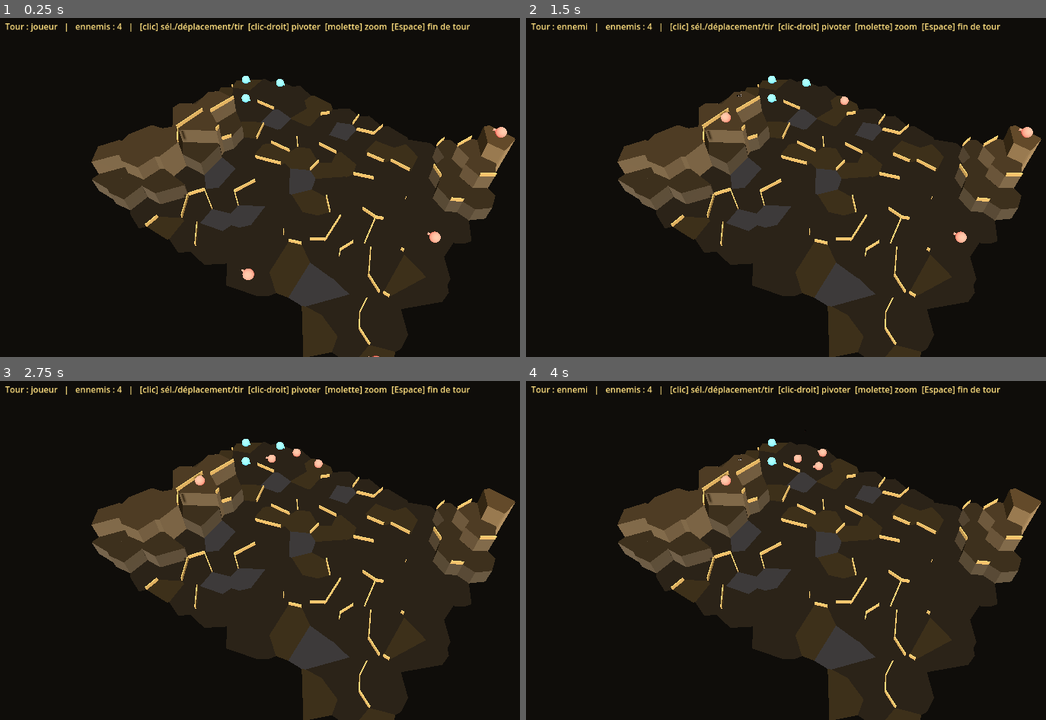
Above: before the commit, frames 1-4 (two rows, left to right).
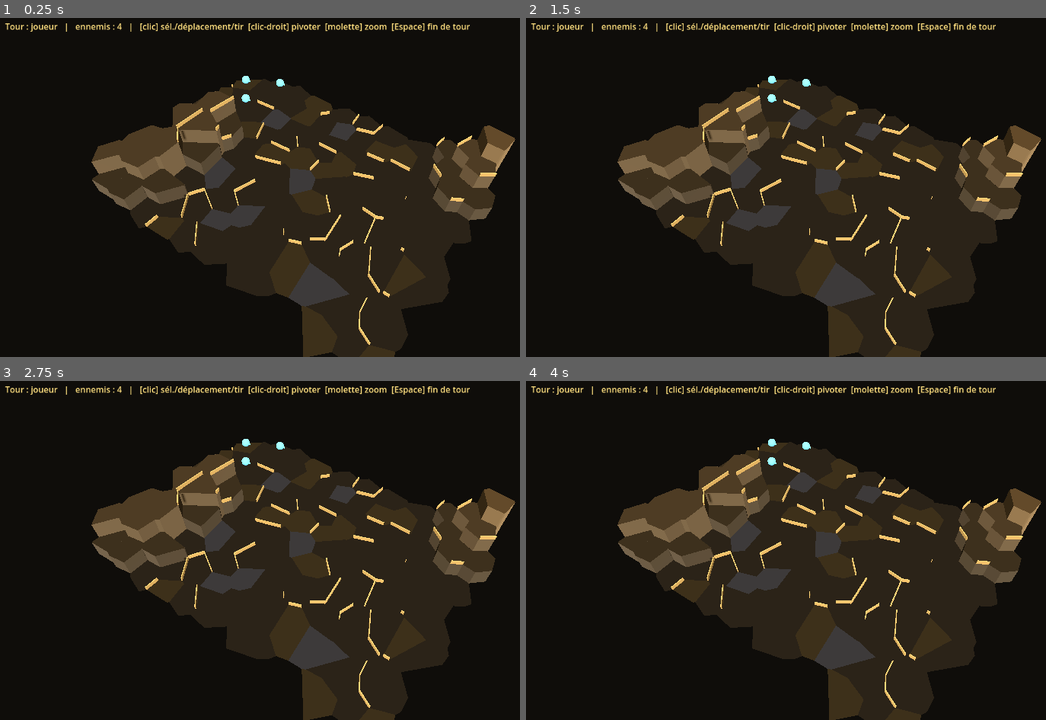
Above: after the commit, the same moments.

Repository: florentmathieu/game
Game: Godot game, scene res://scenes/Battle.tscn
Same seed, same stepped clock (60 frames per second), same inputs: the game is played once before the commit and once after it.
Inputs (mouse positions are in pixels of both pictures, inside the frame that each line leads up to):
- Up to frame 1 (0.25 s): no input
- Up to frame 2 (1.5 s): tap Enter at 0.5 s; move the mouse to (962, 170) at 0.52 s; click (962, 170) at 0.67 s; tap Space at 0.77 s; drag from (708, 204) to (796, 255) at 1.27 s
- Up to frame 3 (2.75 s): move the mouse to (364, 472) at 2.02 s; click (364, 472) at 2.17 s
- Up to frame 4 (4 s): tap Space at 2.75, 3.77 s; drag from (796, 618) to (645, 496) at 2.77 s; move the mouse to (1009, 601) at 3.52 s; click (1009, 601) at 3.67 s

The runs differ from the first frame. In frame 1, 0.2% of the frame differs, in the area x 46-98%, y 32-100%; in frame 2, 1.3%, in the area x 5-98%, y 1-67%; in frame 3, 0.1%; in frame 4, 1.3%.

Commit message:
Port Godot : brouillard + vision, pods (sommeil/réveil/patrouille), IA de scoring
- Vision : compute_vis (joueur, portée 7 + LdV) ; ennemis hors-vue masqués (brouillard) ;
  déplacement joueur interdit dans le brouillard. compute_evis pour les ennemis éveillés.
- Pods : ennemis endormis par défaut, réveil à vue (cône avant, enemy_sees_p) ou au bruit
  (tir sur le pod) ; wake_pod/wake_enemy. Patrouille bornée à la zone de Voronoï du pod
  (pod_centers/pod_owns) → zones disjointes.
- IA ennemie : éveillés = scoring de case (offense via shot_from − 0.7·menace − 1.5·distance
  + relief − agglutinement), sinon approche du joueur connu ; tir prioritaire (best_target) ;
  endormis = patrouille. shot_from + enemy_sees_p ajoutés à Combat.

Vérifié : chargement headless sans erreur ; build web (docs/godot) — le brouillard masque
les ennemis dispersés, seul celui à portée de vue apparaît.

Co-Authored-By: Claude Opus 4.8 <noreply@anthropic.com>
Claude-Session: https://claude.ai/code/session_011W5fGsCJX3Rz6FN17p17HS

Diff:
--- a/godot-port/rules/Combat.gd
+++ b/godot-port/rules/Combat.gd
@@ -104,3 +104,25 @@
 		if tgt.hp <= 0: tgt.hp = 0; res.killed = true
 		res.txt = "touché %d" % dmg
 	return res
+
+const ENEMY_VIS := 7
+const SLEEP_VIS := 4
+
+# espérance de tir depuis une case quelconque (0 si hors portée / sans vue) — pour l'IA
+static func shot_from(mesh, units: Array, att, from_cell: int, tgt, m: String) -> int:
+	var w = att.w.get(m)
+	if w == null: return 0
+	if w.type == "ranged":
+		if mesh.hops(from_cell, tgt.cell) > (int(w.range) + int(att.get("rangeBonus", 0))) or not mesh.los(from_cell, tgt.cell): return 0
+	elif mesh.hops(from_cell, tgt.cell) > 1:
+		return 0
+	var ghost := {"cell":from_cell, "w":att.w, "team":att.team, "aimBonus":att.get("aimBonus", 0), "rangeBonus":att.get("rangeBonus", 0)}
+	return chance(mesh, units, ghost, tgt, m)
+
+# un ennemi voit-il un joueur ? portée selon éveil + LdV + cône (furtif = cône avant ; normal = hors angle mort arrière)
+static func enemy_sees_p(mesh, e, p) -> bool:
+	if p.get("hidden", false): return false
+	var vis := SLEEP_VIS if e.get("asleep", false) else ENEMY_VIS
+	if mesh.hops(e.cell, p.cell) > vis or not mesh.los(e.cell, p.cell): return false
+	var fl := flank_of(mesh, p, e)
+	return (fl == "front") if p.get("stealth", false) else (fl != "back")
--- a/godot-port/scripts/Battle.gd
+++ b/godot-port/scripts/Battle.gd
@@ -16,6 +16,10 @@
 var sel := -1
 var reachable := {}
 var turn := "player"
+var seen_cells := {}         # cases vues par le joueur (brouillard)
+var evisible := {}           # cases vues par les ennemis éveillés
+var pod_alerted := {}        # pods déjà réveillés
+var _pod_centers = null
 var pivot: Node3D
 var cam: Camera3D
 var hud: Label
@@ -33,6 +37,7 @@
 	_build_walls()
 	_spawn_units()
 	_setup_camera()
+	compute_vis(); detect_enemies()
 	_refresh()
 
 # ---------- monde / lumière ----------
@@ -129,7 +134,8 @@
 	var u := {"team":team, "cls":cls, "cell":cell, "hp":int(d.hp), "max":int(d.hp), "ap":AP_MAX,
 		"mob":int(d.mob), "facing":(PI if team == "enemy" else 0.0), "w":w, "wtype":wtype,
 		"shieldBlock":int(d.get("shieldBlock", 0)), "parry":int(d.get("parry", 0)), "stealth":d.get("stealth", false),
-		"civ":d.get("civ", false), "aimBonus":0, "dmgBonus":0, "rangeBonus":0, "reacted":false, "bracing":false, "wallStance":false}
+		"civ":d.get("civ", false), "aimBonus":0, "dmgBonus":0, "rangeBonus":0, "reacted":false, "bracing":false, "wallStance":false,
+		"asleep":false, "pod":-1, "home":cell}
 	if wtype == "ranged" and w.ranged.has("clip"): u.clip = int(w.ranged.clip); u.ammo = int(w.ranged.clip)
 	var node := Node3D.new(); add_child(node)
 	var ball := MeshInstance3D.new()
@@ -167,12 +173,101 @@
 			for k in used: if mesh.hops(k, id) < 2: ok = false; break
 			if ok: _make_unit("player", cls, id); used[id] = true; break
 	var far := pass_cells.duplicate(); far.reverse()
+	var pod := 0
 	for cls in ["garde", "archer", "shieldbearer", "brute"]:
 		for id in far:
 			if used.has(id): continue
 			var ok := true
 			for k in used: if mesh.hops(k, id) < 4: ok = false; break
-			if ok: _make_unit("enemy", cls, id); used[id] = true; break
+			if ok:
+				_make_unit("enemy", cls, id); used[id] = true
+				units[-1].asleep = true; units[-1].pod = pod; pod += 1
+				break
+
+# ---------- vision / brouillard ----------
+func compute_vis() -> void:
+	seen_cells = {}
+	for u in units:
+		if u.team == "player" and u.hp > 0:
+			for c in mesh.cells:
+				if mesh.hops(u.cell, c.id) <= 7 and mesh.los(u.cell, c.id): seen_cells[c.id] = true
+
+func compute_evis() -> void:
+	evisible = {}
+	for u in units:
+		if u.team == "enemy" and u.hp > 0 and not u.asleep:
+			for c in mesh.cells:
+				if mesh.hops(u.cell, c.id) <= Combat.ENEMY_VIS and mesh.los(u.cell, c.id): evisible[c.id] = true
+
+func enemy_active(e) -> bool: return not e.asleep
+
+# ---------- pods : réveil + patrouille (zones de Voronoï disjointes) ----------
+func wake_pod(pid: int) -> void:
+	if pod_alerted.has(pid): return
+	pod_alerted[pid] = true
+	for u in units:
+		if u.team == "enemy" and u.pod == pid: u.asleep = false
+	_pod_centers = null
+
+func wake_enemy(e) -> void:
+	if e.team != "enemy": return
+	if e.pod >= 0: wake_pod(e.pod)
+	elif e.asleep: e.asleep = false
+
+func detect_enemies() -> void:
+	for e in units:
+		if e.team == "enemy" and e.hp > 0 and e.asleep:
+			for p in units:
+				if p.team == "player" and p.hp > 0 and Combat.enemy_sees_p(mesh, e, p): wake_enemy(e); break
+
+func pod_centers() -> Dictionary:
+	if _pod_centers != null: return _pod_centers
+	var acc := {}
+	for u in units:
+		if u.team == "enemy" and u.hp > 0 and u.pod >= 0:
+			if not acc.has(u.pod): acc[u.pod] = []
+			acc[u.pod].append(int(u.get("home", u.cell)))
+	_pod_centers = {}
+	for k in acc:
+		var cs: Array = acc[k]; var best: int = cs[0]; var bs := 1 << 30
+		for c in cs:
+			var s := 0
+			for d in cs: s += mesh.hops(c, d)
+			if s < bs: bs = s; best = c
+		_pod_centers[k] = best
+	return _pod_centers
+
+func pod_owns(e, cell: int) -> bool:
+	if e.pod < 0: return true
+	var ctr := pod_centers(); if not ctr.has(e.pod): return true
+	var myd: int = mesh.hops(cell, ctr[e.pod])
+	for k in ctr:
+		if k != e.pod and mesh.hops(cell, ctr[k]) < myd: return false
+	return true
+
+func patrol_step(e) -> void:
+	var leash := 3
+	var ball := {}
+	var q := [e.home]; ball[e.home] = 0
+	while q.size():
+		var id: int = q.pop_front()
+		if ball[id] >= leash: continue
+		for n in mesh.cells[id].nb:
+			if mesh.passable(n) and not ball.has(n): ball[n] = ball[id] + 1; q.append(n)
+	var occ := _occupied(units.find(e))
+	var zone := []
+	for id in ball:
+		if pod_owns(e, id) and (id == e.cell or not occ.has(id)): zone.append(id)
+	if zone.is_empty(): return
+	var goal: int = zone[randi() % zone.size()]
+	var best := -1; var bd: int = mesh.hops(e.cell, goal)
+	for n in mesh.cells[e.cell].nb:
+		if not mesh.passable(n) or occ.has(n) or not ball.has(n) or not pod_owns(e, n): continue
+		var dd: int = mesh.hops(n, goal)
+		if dd < bd: bd = dd; best = n
+	if best >= 0:
+		e.facing = atan2(mesh.cells[best].cy - mesh.cells[e.cell].cy, mesh.cells[best].cx - mesh.cells[e.cell].cx)
+		e.cell = best; _place(e)
 
 # ---------- caméra ----------
 func _setup_camera() -> void:
@@ -193,7 +288,10 @@
 
 func _compute_reach() -> void:
 	reachable = {}
-	if sel >= 0 and units[sel].ap > 0: reachable = mesh.reach(units[sel].cell, units[sel].mob, _occupied(sel))
+	if sel >= 0 and units[sel].ap > 0:
+		var r := mesh.reach(units[sel].cell, units[sel].mob, _occupied(sel))
+		for cell in r:
+			if seen_cells.has(cell): reachable[cell] = r[cell]   # pas de déplacement dans le brouillard
 
 func _can_attack(att, tgt) -> bool:
 	if att.wtype == "ranged" and att.has("ammo") and att.ammo <= 0: return false
@@ -204,6 +302,7 @@
 	if att.ap <= 0 or not _can_attack(att, tgt): return
 	var res := Combat.do_attack(mesh, units, att, tgt, att.wtype)
 	var hit_tgt = res.target
+	if hit_tgt.team == "enemy" and hit_tgt.hp > 0: wake_enemy(hit_tgt)   # le bruit réveille le pod visé
 	if res.dmg > 0: _flash(hit_tgt, str(res.dmg), Color(1, 0.5, 0.4))
 	else: _flash(hit_tgt, res.txt, Color(0.85, 0.85, 0.9))
 	for u in units:
@@ -253,7 +352,7 @@
 			return
 		if reachable.has(cell) and u.ap > 0:
 			u.ap -= 1; u.facing = atan2(mesh.cells[cell].cy - mesh.cells[u.cell].cy, mesh.cells[cell].cx - mesh.cells[u.cell].cx)
-			u.cell = cell; _place(u); _compute_reach(); _refresh()
+			u.cell = cell; _place(u); detect_enemies(); _compute_reach(); _refresh()
 
 # ---------- tours ----------
 func _end_turn() -> void:
@@ -264,29 +363,76 @@
 		if u.hp > 0: u.ap = AP_MAX; u.reacted = false; u.bracing = false
 	turn = "player"; _refresh()
 
+func _nearest_player(e) -> int:
+	var best := -1; var bd := 1 << 30
+	for j in units.size():
+		if units[j].team == "player" and units[j].hp > 0:
+			var h: int = mesh.hops(e.cell, units[j].cell)
+			if h < bd: bd = h; best = j
+	return best
+
+func _best_target(e) -> int:
+	var best := -1; var bk := -1e18
+	for j in units.size():
+		var p = units[j]
+		if p.team != "enemy" and p.hp > 0 and _can_attack(e, p):
+			var k: float = Combat.shot_from(mesh, units, e, e.cell, p, e.wtype) * 1000.0 - p.hp
+			if k > bk: bk = k; best = j
+	return best
+
 func _enemy_turn() -> void:
+	compute_evis()
 	for i in units.size():
 		var e = units[i]
 		if e.team != "enemy" or e.hp <= 0: continue
-		var tgt := -1; var td := 1 << 30
+		if not enemy_active(e):
+			patrol_step(e); detect_enemies(); _refresh(); await get_tree().create_timer(0.04).timeout
+			continue
+		# cibles vues par cet ennemi
+		var tgts := []
 		for j in units.size():
-			if units[j].team == "player" and units[j].hp > 0:
-				var h: int = mesh.hops(e.cell, units[j].cell)
-				if h < td: td = h; tgt = j
-		if tgt < 0: break
-		while e.ap > 0:
-			if _can_attack(e, units[tgt]):
-				_do_attack(i, tgt); await get_tree().create_timer(0.25).timeout
-				if units[tgt].hp <= 0: break
-			else:
+			if units[j].team == "player" and units[j].hp > 0 and Combat.enemy_sees_p(mesh, e, units[j]): tgts.append(j)
+		if tgts.is_empty():
+			var foe := _nearest_player(e)
+			if foe >= 0:
 				var d := mesh.reach(e.cell, e.mob, _occupied(i))
-				var best: int = e.cell; var bd: int = mesh.hops(e.cell, units[tgt].cell)
+				var best: int = e.cell; var bd: int = mesh.hops(e.cell, units[foe].cell)
 				for c in d:
-					var h: int = mesh.hops(c, units[tgt].cell)
+					var h: int = mesh.hops(c, units[foe].cell)
 					if h < bd: bd = h; best = c
-				if best == e.cell: break
-				e.ap -= 1; e.facing = atan2(mesh.cells[best].cy - mesh.cells[e.cell].cy, mesh.cells[best].cx - mesh.cells[e.cell].cx)
-				e.cell = best; _place(e); await get_tree().create_timer(0.2).timeout
+				if best != e.cell:
+					e.facing = atan2(mesh.cells[best].cy - mesh.cells[e.cell].cy, mesh.cells[best].cx - mesh.cells[e.cell].cx)
+					e.cell = best; _place(e); detect_enemies()
+			await get_tree().create_timer(0.12).timeout
+			continue
+		var guard := 0
+		while e.ap > 0 and guard < 4:
+			guard += 1
+			var bt := _best_target(e)
+			if bt >= 0:
+				_do_attack(i, bt); await get_tree().create_timer(0.25).timeout
+				break
+			# déplacement par scoring (offense - menace - distance + relief - agglutinement)
+			var d := mesh.reach(e.cell, e.mob, _occupied(i))
+			var cands := [e.cell]; for c in d: cands.append(c)
+			var best: int = e.cell; var bs := -1e18
+			var ranged_dry: bool = e.wtype == "ranged" and e.has("ammo") and e.ammo <= 0
+			for cell in cands:
+				var off := 0; var thr := 0; var near := 1 << 30
+				for tj in tgts:
+					var p = units[tj]
+					if not ranged_dry: off = max(off, Combat.shot_from(mesh, units, e, cell, p, e.wtype))
+					near = min(near, mesh.hops(cell, p.cell))
+					var ghost := {"cell":cell, "team":"enemy"}
+					thr = max(thr, Combat.shot_from(mesh, units, p, p.cell, ghost, p.wtype))
+				var clump := 0
+				for o in units:
+					if o != e and o.team == "enemy" and o.hp > 0 and mesh.hops(cell, o.cell) <= 1: clump += 6
+				var sc: float = off - 0.7 * thr - 1.5 * near + 0.5 * int(mesh.cells[cell].elev) - clump
+				if sc > bs: bs = sc; best = cell
+			if best == e.cell: break
+			e.ap -= 1; e.facing = atan2(mesh.cells[best].cy - mesh.cells[e.cell].cy, mesh.cells[best].cx - mesh.cells[e.cell].cx)
+			e.cell = best; _place(e); detect_enemies(); await get_tree().create_timer(0.18).timeout
 
 func _check_end() -> void:
 	var pa := units.any(func(u): return u.team == "player" and u.hp > 0)
@@ -295,7 +441,16 @@
 	elif not pa: hud.text = "DÉFAITE"
 
 # ---------- HUD / surbrillance ----------
+func _update_fog() -> void:
+	compute_vis()
+	for u in units:
+		if not is_instance_valid(u.node): continue
+		if u.hp <= 0: u.node.visible = false; continue
+		# brouillard : un ennemi n'est visible que si une de ses cases est vue
+		u.node.visible = (u.team != "enemy") or seen_cells.has(u.cell)
+
 func _refresh() -> void:
+	_update_fog()
 	_update_markers()
 	var live_e := 0
 	for u in units: if u.team == "enemy" and u.hp > 0: live_e += 1
Not shown, changed: docs/godot/index.html
Not shown, changed: docs/godot/index.pck
